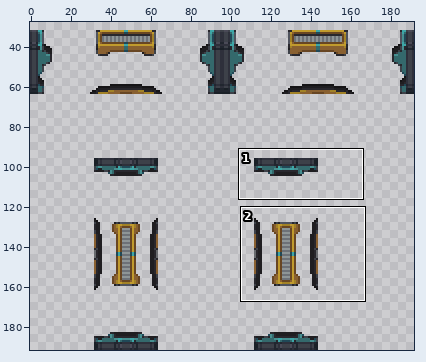
One commit to this sprite sheet: Resources/Textures/_Sunrise/Structures/Doors/Airlocks/Glass/triple_atmospherics.rsi/open.png. The picture above shows the old version from afar; the outline marks the close-up.
Close-up. As it was:
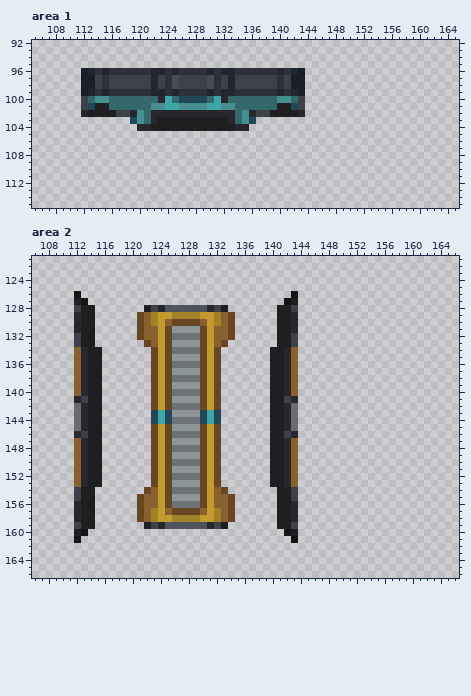
The file is 192x192 pixels. Colours within 5 levels of each other are drawn and written as one. Shown: area 1: x 105..165, y 92..115; area 2: x 106..166, y 121..166. The wide view leaves out empty margins. The commit also changed other parts of the picture, which this record leaves out.
After:
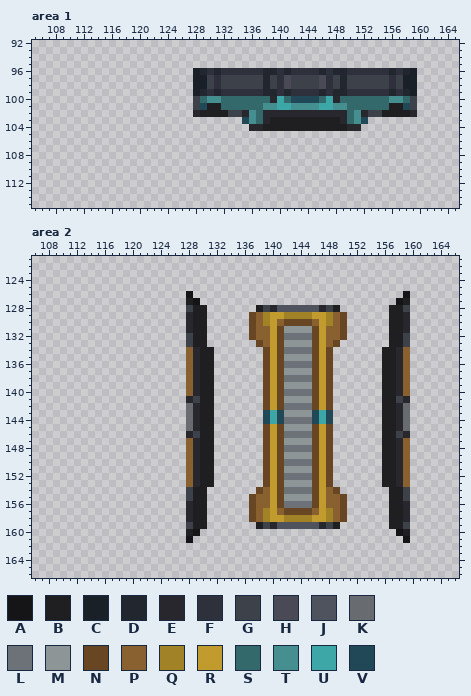
Palette (. is transparent): A #151416  B #1f1e21  C #1a2027  D #21262f  E #28272d  F #2e303b  G #3d4149  H #4a4a57  J #4f535e  K #686b6f  L #6d7178  M #8e9597  N #684623  P #896030  Q #a28226  R #c19b2d  S #34696c  T #468f90  U #3da6a7  V #204857
The exact change:
Area 1:
y 96: x 112..133 CDFDFFFFFFDDFDFFFFDFDD -> ................CDFDFF; x 138..159 FFDFDC................ -> DDFDFFFFDFDDFFFFFFDFDC
y 97..98: x 112..130 CCGFGGGGGGDGFHGGGGH -> ................CCG; x 133 D -> G; x 138 G -> D; x 141..159 GCC................ -> HGGGGHFGDGGGGGGFGCC
y 99: x 112..133 CDFDFFFFFFDDFDFFFFDFDD -> ................CDFDFF; x 138..159 FFDFDC................ -> DDFDFFFFDFDDFFFFFFDFDC
y 100: x 112..132 GSTTSSSSSSSEUSVVVVSUE -> ................GSTTS; x 139..159 STTSG................ -> EUSVVVVSUESSSSSSSTTSG
y 101: x 112..133 GVBBSSSSSSTTUUTTTTUUTT -> ................GVBBSS; x 138..159 SSBBVG................ -> TTUUTTTTUUTTSSSSSSBBVG
y 102: x 112..127 EBBBBGGETSEEEEEE -> ................; x 129..142 EEEEESTEGGBBBB -> BBBBGGETSEEEEE; x 144..159 ................ -> EEEEEESTEGGBBBBE
y 103: x 119..152 VTSEBBBBBBBBBBESTV................ -> ................VTSEBBBBBBBBBBESTV
y 104: x 120..151 EEBBBBBBBBBBBBEE................ -> ................EEBBBBBBBBBBBBEE
Area 2:
y 126: x 112 A -> .; x 128 . -> A; x 143 A -> .; x 159 . -> A
y 127: x 112..113 BA -> ..; x 128..129 .. -> BA; x 142..143 AB -> ..; x 158..159 .. -> AB
y 128: x 112..114 GBB -> ...; x 122..133 BGEJJJJJJEGB -> ......GBB...; x 138..149 ...BBG...... -> BGEJJJJJJEGB; x 157..159 ... -> BBG
y 129: x 112..114 EBB -> ...; x 121..134 NPQRRQQQQRRQPN -> .......EBB....; x 137..150 ....BBE....... -> NPQRRQQQQRRQPN; x 157..159 ... -> BBE
y 130: x 112..114 EBB -> ...; x 121..134 NPQRPNNNNPRQPN -> .......EBB....; x 137..150 ....BBE....... -> NPQRPNNNNPRQPN; x 157..159 ... -> BBE
y 131: x 112..114 EBB -> ...; x 121..134 NPPRNMMMMNRPPN -> .......EBB....; x 137..150 ....BBE....... -> NPPRNMMMMNRPPN; x 157..159 ... -> BBE
y 132: x 112..114 GBB -> ...; x 121..134 NPPRNLLLLNRPPN -> .......GBB....; x 137..150 ....BBG....... -> NPPRNLLLLNRPPN; x 157..159 ... -> BBG
y 133: x 112..114 GBB -> ...; x 122..133 NPRNMMMMNRPN -> ......GBB...; x 138..149 ...BBG...... -> NPRNMMMMNRPN; x 157..159 ... -> BBG
y 134: x 112..115 PEBB -> ....; x 123..132 NRNLLLLNRN -> .....PEBB.; x 139..148 .BBEP..... -> NRNLLLLNRN; x 156..159 .... -> BBEP
y 135: x 112..115 PEBB -> ....; x 123..132 NRNMMMMNRN -> .....PEBB.; x 139..148 .BBEP..... -> NRNMMMMNRN; x 156..159 .... -> BBEP
y 136: x 112..115 PEBB -> ....; x 123..132 NRNLLLLNRN -> .....PEBB.; x 139..148 .BBEP..... -> NRNLLLLNRN; x 156..159 .... -> BBEP
y 137: x 112..115 PEBB -> ....; x 123..132 NRNMMMMNRN -> .....PEBB.; x 139..148 .BBEP..... -> NRNMMMMNRN; x 156..159 .... -> BBEP
y 138: x 112..115 PEBB -> ....; x 123..132 NRNLLLLNRN -> .....PEBB.; x 139..148 .BBEP..... -> NRNLLLLNRN; x 156..159 .... -> BBEP
y 139: x 112..115 PEBB -> ....; x 123..132 NRNMMMMNRN -> .....PEBB.; x 139..148 .BBEP..... -> NRNMMMMNRN; x 156..159 .... -> BBEP
y 140: x 112..115 PEBB -> ....; x 123..132 NRNLLLLNRN -> .....PEBB.; x 139..148 .BBEP..... -> NRNLLLLNRN; x 156..159 .... -> BBEP
y 141: x 112..115 EGBB -> ....; x 123..132 NRNMMMMNRN -> .....EGBB.; x 139..148 .BBGE..... -> NRNMMMMNRN; x 156..159 .... -> BBGE
y 142: x 112..115 KEBB -> ....; x 123..132 NRNLLLLNRN -> .....KEBB.; x 139..148 .BBEK..... -> NRNLLLLNRN; x 156..159 .... -> BBEK
y 143: x 112..115 KEBB -> ....; x 123..132 VUVMMMMVUV -> .....KEBB.; x 139..148 .BBEK..... -> VUVMMMMVUV; x 156..159 .... -> BBEK
y 144: x 112..115 KEBB -> ....; x 123..132 VUVLLLLVUV -> .....KEBB.; x 139..148 .BBEK..... -> VUVLLLLVUV; x 156..159 .... -> BBEK
y 145: x 112..115 KEBB -> ....; x 123..132 NRNMMMMNRN -> .....KEBB.; x 139..148 .BBEK..... -> NRNMMMMNRN; x 156..159 .... -> BBEK
y 146: x 112..115 EGBB -> ....; x 123..132 NRNLLLLNRN -> .....EGBB.; x 139..148 .BBGE..... -> NRNLLLLNRN; x 156..159 .... -> BBGE
y 147: x 112..115 PEBB -> ....; x 123..132 NRNMMMMNRN -> .....PEBB.; x 139..148 .BBEP..... -> NRNMMMMNRN; x 156..159 .... -> BBEP
y 148: x 112..115 PEBB -> ....; x 123..132 NRNLLLLNRN -> .....PEBB.; x 139..148 .BBEP..... -> NRNLLLLNRN; x 156..159 .... -> BBEP
y 149: x 112..115 PEBB -> ....; x 123..132 NRNMMMMNRN -> .....PEBB.; x 139..148 .BBEP..... -> NRNMMMMNRN; x 156..159 .... -> BBEP
y 150: x 112..115 PEBB -> ....; x 123..132 NRNLLLLNRN -> .....PEBB.; x 139..148 .BBEP..... -> NRNLLLLNRN; x 156..159 .... -> BBEP
y 151: x 112..115 PEBB -> ....; x 123..132 NRNMMMMNRN -> .....PEBB.; x 139..148 .BBEP..... -> NRNMMMMNRN; x 156..159 .... -> BBEP
y 152: x 112..115 PEBB -> ....; x 123..132 NRNLLLLNRN -> .....PEBB.; x 139..148 .BBEP..... -> NRNLLLLNRN; x 156..159 .... -> BBEP
y 153: x 112..115 PEBB -> ....; x 123..132 NRNMMMMNRN -> .....PEBB.; x 139..148 .BBEP..... -> NRNMMMMNRN; x 156..159 .... -> BBEP
y 154: x 112..114 GBB -> ...; x 122..133 NPRNLLLLNRPN -> ......GBB...; x 138..149 ...BBG...... -> NPRNLLLLNRPN; x 157..159 ... -> BBG
y 155: x 112..114 GBB -> ...; x 121..134 NPPRNMMMMNRPPN -> .......GBB....; x 137..150 ....BBG....... -> NPPRNMMMMNRPPN; x 157..159 ... -> BBG
y 156: x 112..114 EBB -> ...; x 121..134 NPPRNLLLLNRPPN -> .......EBB....; x 137..150 ....BBE....... -> NPPRNLLLLNRPPN; x 157..159 ... -> BBE
y 157: x 112..114 EBB -> ...; x 121..134 NPQRPNNNNPRQPN -> .......EBB....; x 137..150 ....BBE....... -> NPQRPNNNNPRQPN; x 157..159 ... -> BBE
y 158: x 112..114 EBB -> ...; x 121..134 NPQRRQQQQRRQPN -> .......EBB....; x 137..150 ....BBE....... -> NPQRRQQQQRRQPN; x 157..159 ... -> BBE
y 159: x 112..114 GBB -> ...; x 122..133 BGEJJJJJJEGB -> ......GBB...; x 138..149 ...BBG...... -> BGEJJJJJJEGB; x 157..159 ... -> BBG
y 160: x 112..113 BA -> ..; x 128..129 .. -> BA; x 142..143 AB -> ..; x 158..159 .. -> AB
y 161: x 112 A -> .; x 128 . -> A; x 143 A -> .; x 159 . -> A
Pixel boxes of the changes (left, top, right, bottom) in both close-ups:
changed: (81, 68, 417, 131)
erased: (74, 291, 102, 543)
changed: (137, 291, 347, 543)
added: (382, 291, 410, 543)
